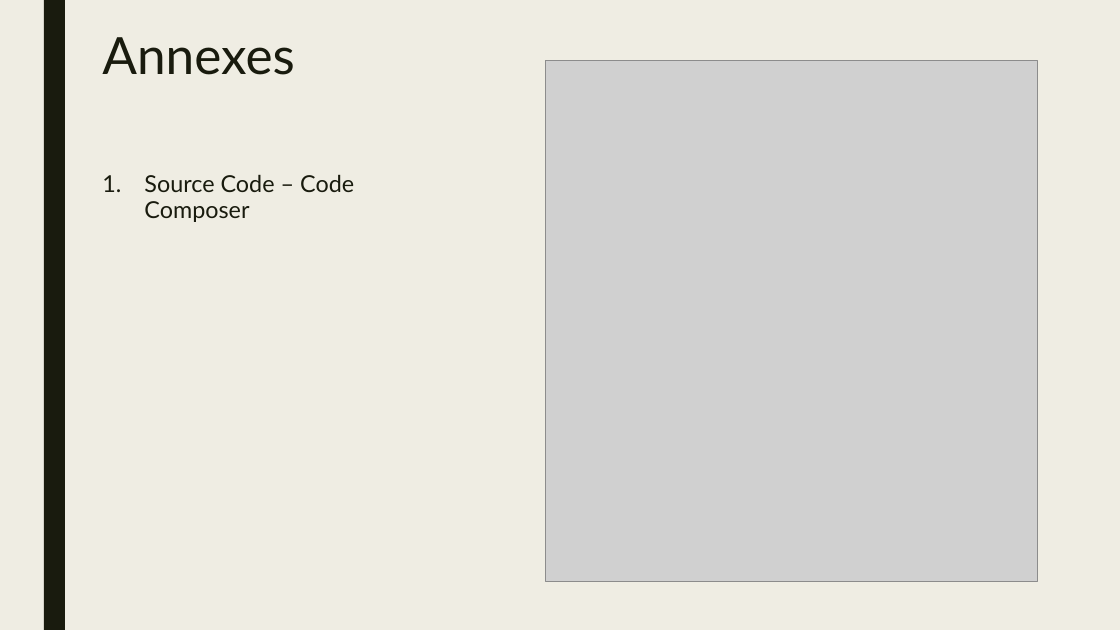
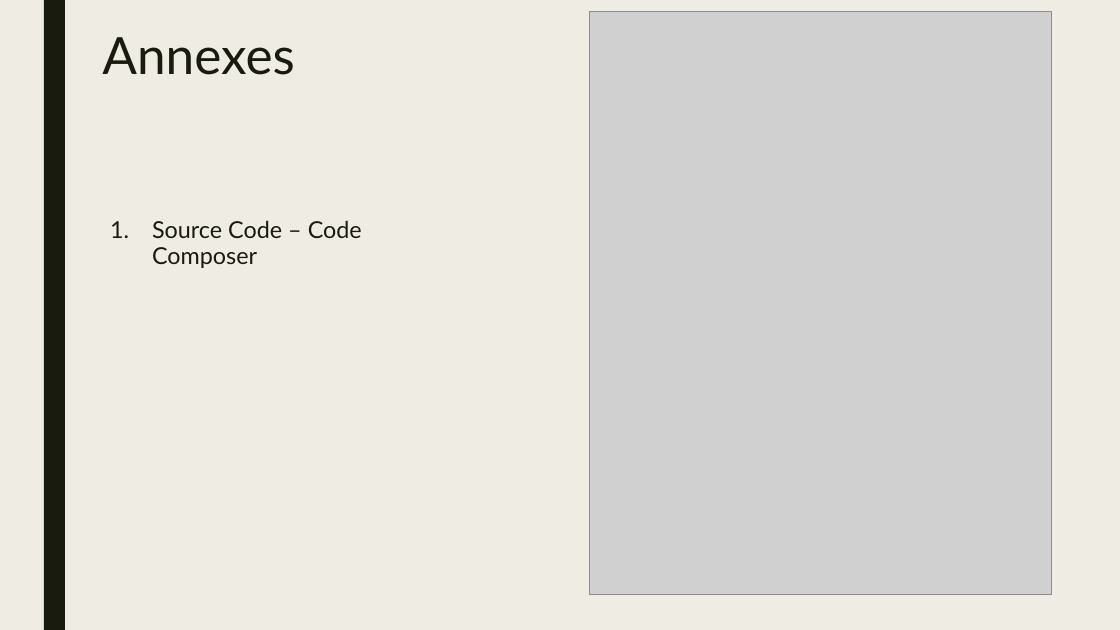
Before and after one commit to MarioBufu/ProcessingOscilloscope, a slide deck: slide 6 of Oscilloscope.pptx (slide 7 before the commit). Drawn at 1120x630 pixels with LibreOffice and Linux fonts; fonts in the diff are those of the drawing; grey boxes stand for pictures. Boxes give left, top, right and bottom in pixels: in the first picture for what was removed or moved away, otherwise in the second. Text is boxed around its words. In the diff, an @@ line names an element or a change of style, - is before the commit and + after.

```diff
--- a/Oscilloscope.pptx
+++ b/Oscilloscope.pptx
@@ picture: place and size @@
-picture at bbox=[546, 61, 1038, 581]
+picture at bbox=[590, 12, 1052, 595]
@@ text "Source Code – Code Composer": place and size @@
-text "Source Code – Code Composer" at bbox=[144, 174, 354, 222]
+text "Source Code – Code Composer" at bbox=[152, 220, 362, 268]
```
Also in this commit, not shown: 3 other slides changed, 1 slide removed.
